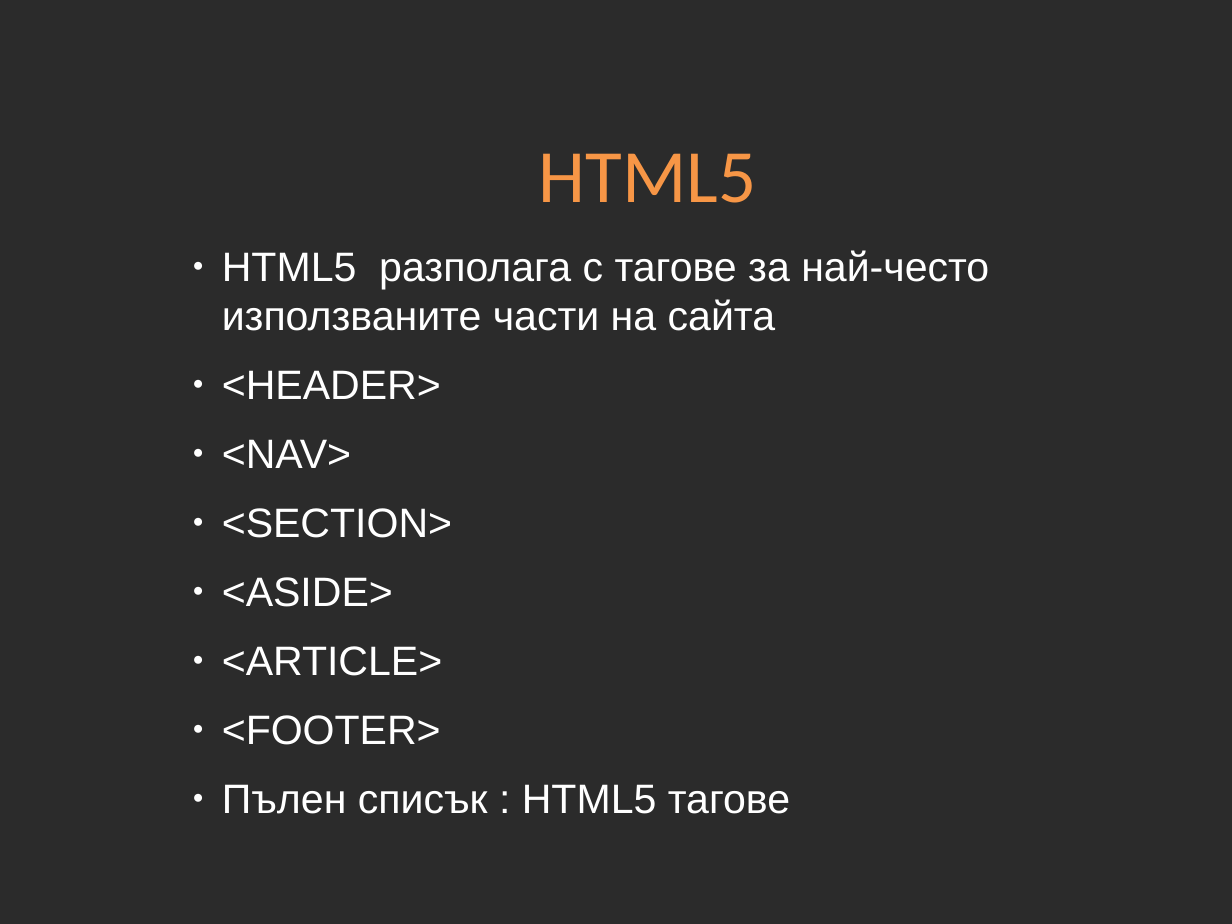
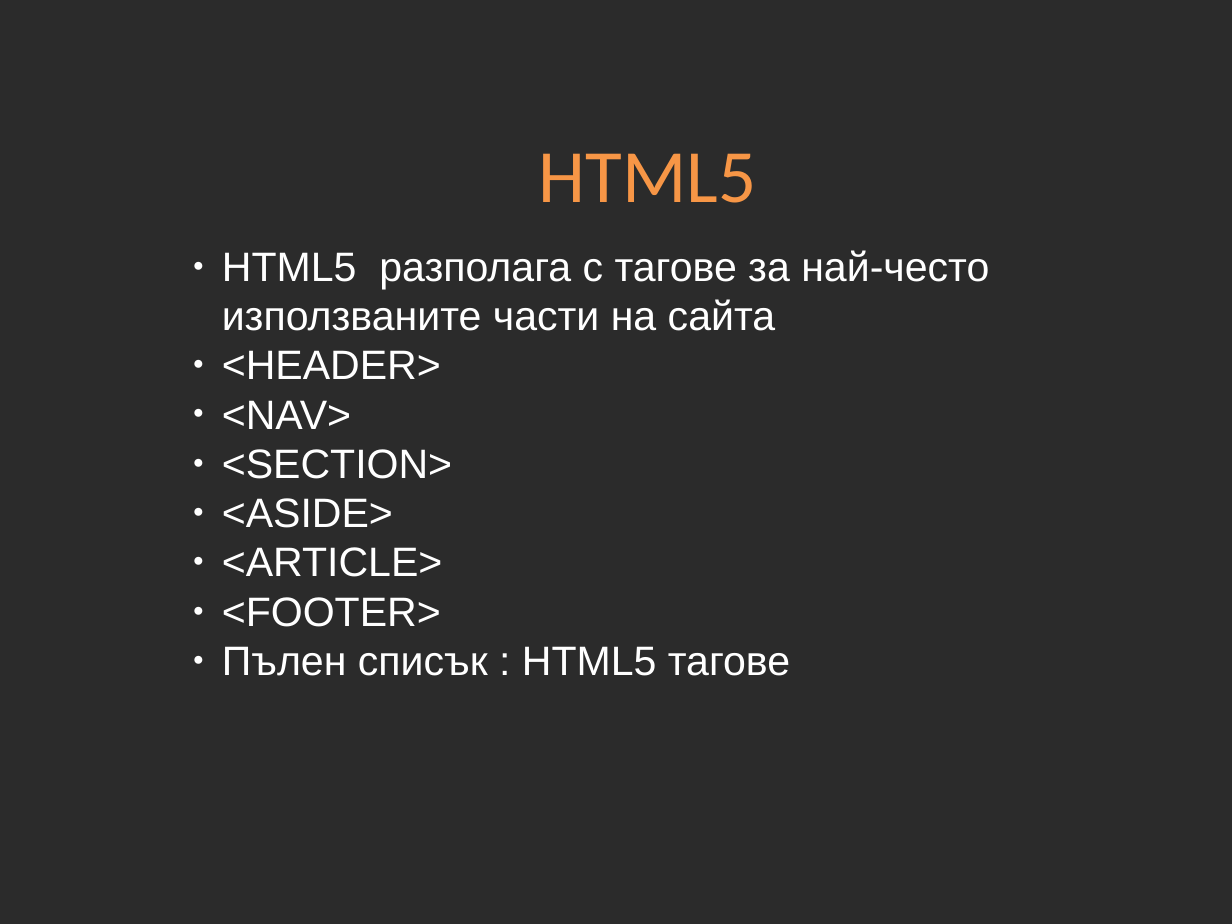
Before and after one commit to Academy-Soft-Intellect/PHP-MySQL-Course, a slide deck: slide 15 of slides/html/02-HTML-basics/02-HTML-basics.odp (slide 16 before the commit). Drawn at 1232x924 pixels with LibreOffice and Linux fonts; fonts in the diff are those of the drawing; background and template pictures are left out; a plain dark background stands for a picture behind light text. Boxes give left, top, right and bottom in pixels: in the first picture for what was removed or moved away, otherwise in the second. Text is boxed around its words. In the diff, an @@ line names an element or a change of style, - is before the commit and + after.

Commit message:
Small update on HTML slides

```diff
--- a/slides/html/02-HTML-basics/02-HTML-basics.odp
+++ b/slides/html/02-HTML-basics/02-HTML-basics.odp
@@ text "HTML5 разполага с тагове за ..." at [222, 250, 989, 676]: less space between paragraphs @@
```
Also in this commit, not shown: 10 other slides changed, 40 other files.
